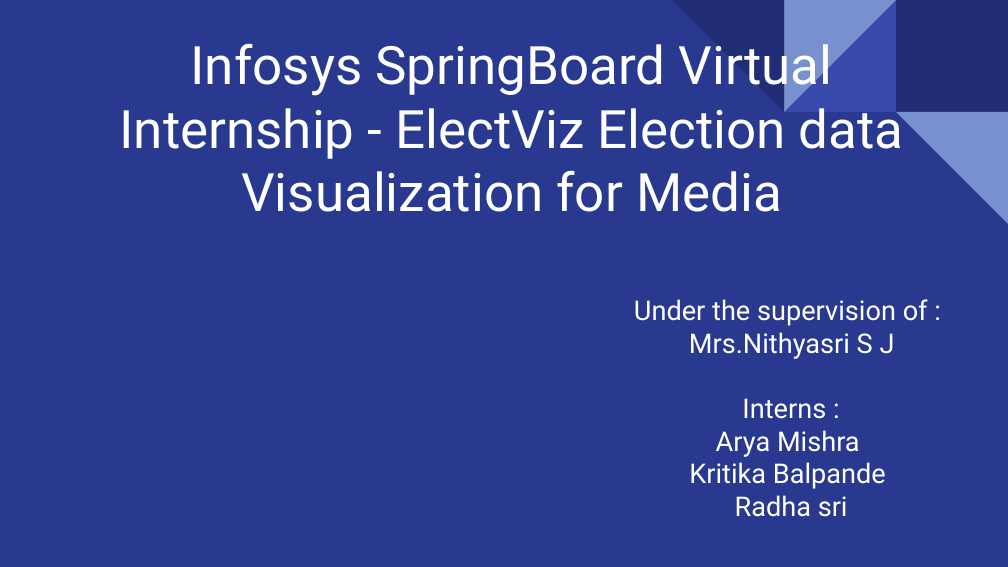
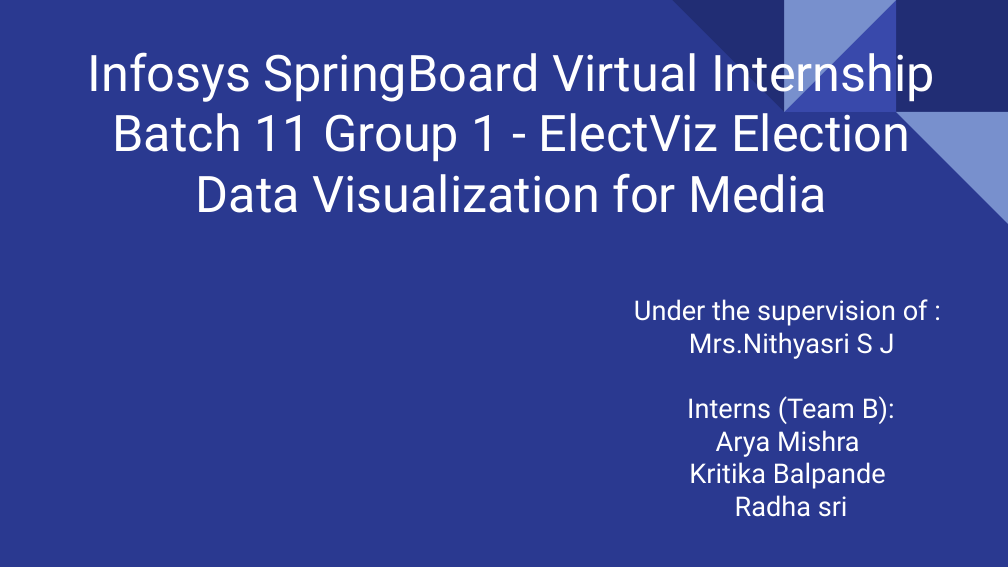
Before and after one commit to aryamishra452/Infosys_Springboard_Virtual_Internship-2026_Batch-11_Team-B, a slide deck: slide 1 of ElectViz_TeamPPT.pptx. Drawn at 1008x567 pixels with LibreOffice and Linux fonts; fonts in the diff are those of the drawing. Boxes give left, top, right and bottom in pixels: in the first picture for what was removed or moved away, otherwise in the second. Text is boxed around its words. In the diff, an @@ line names an element or a change of style, - is before the commit and + after.

Commit message:
Add files via upload
Team ppt updated

```diff
--- a/ElectViz_TeamPPT.pptx
+++ b/ElectViz_TeamPPT.pptx
@@ title at <box>88,45,935,213</box>: text changed; size 37.8 to 36 pt @@
-Infosys SpringBoard Virtual Internship - ElectViz Election data Visualization for Media
+Infosys SpringBoard Virtual Internship Batch 11 Group 1 - ElectViz Election Data Visualization for Media
@@ subtitle at <box>687,396,895,424</box>: text changed @@
-Interns :
+Interns (Team B):
```
Also in this commit, not shown: 3 other slides changed, 2 slides added.
